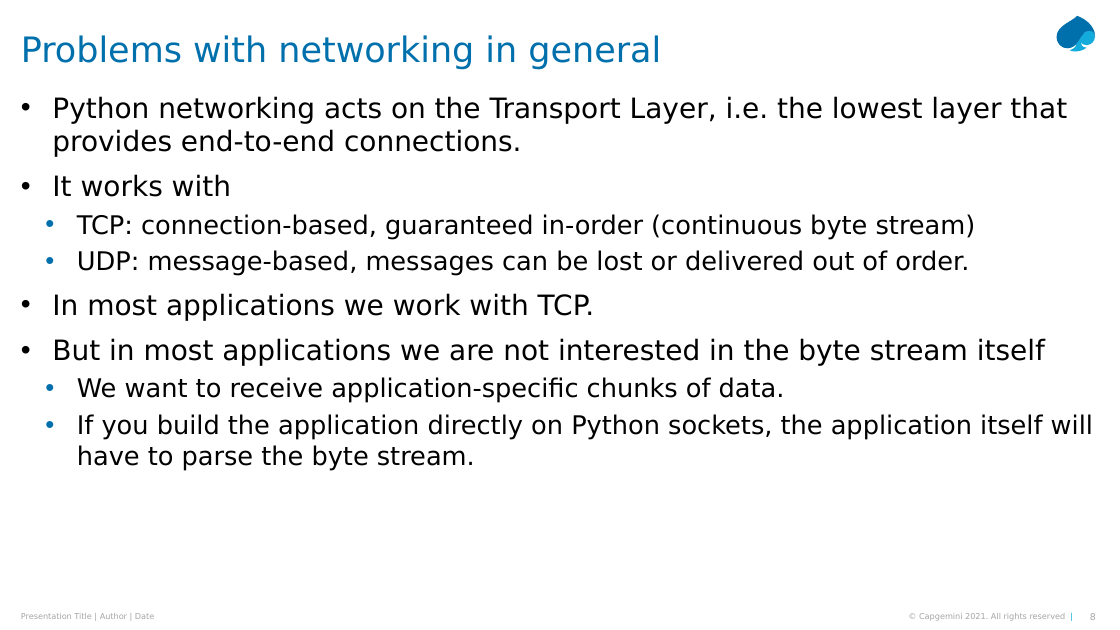
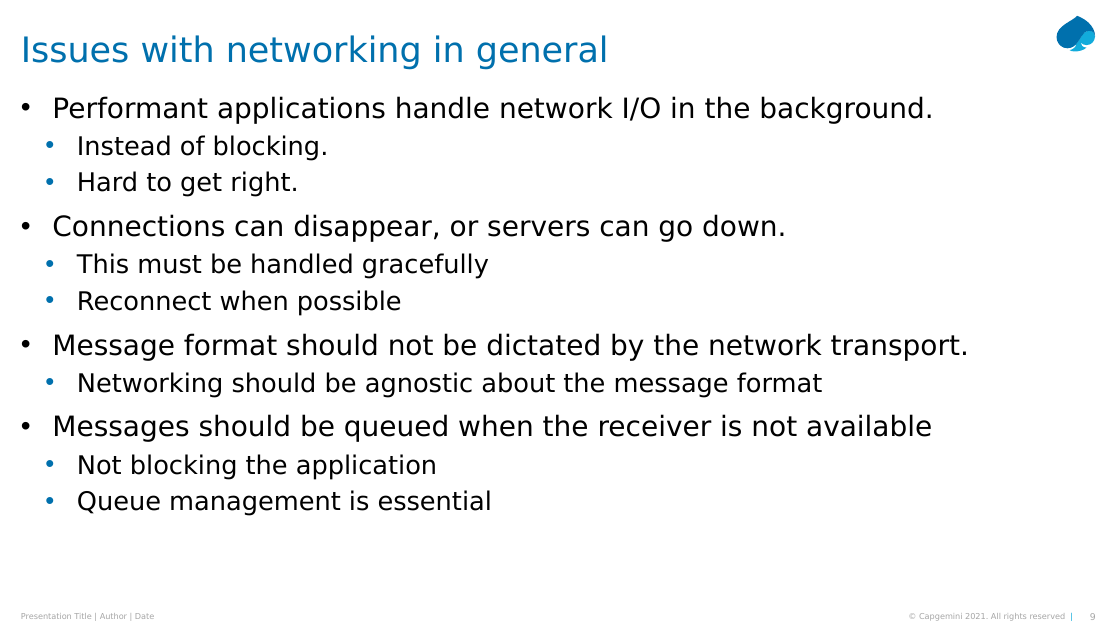
Before and after one commit to Python-Masterclass/Networking, a slide deck: slide 9 of Masterclass-7-Networking.pptx (slide 8 before the commit). Drawn at 1120x630 pixels with LibreOffice and Linux fonts; fonts in the diff are those of the drawing. Boxes give left, top, right and bottom in pixels: in the first picture for what was removed or moved away, otherwise in the second. Text is boxed around its words. In the diff, an @@ line names an element or a change of style, - is before the commit and + after.

```diff
--- a/Masterclass-7-Networking.pptx
+++ b/Masterclass-7-Networking.pptx
@@ title at <box>21,35,609,70</box>: text changed @@
-Problems with networking in general
+Issues with networking in general
@@ text at <box>52,96,969,516</box>: text changed; size 22 to 24 pt @@
-• Python networking acts on the Transport Layer, i.e. the lowest layer that provides end-to-end connections.
-• It works with
-  • TCP: connection-based, guaranteed in-order (continuous byte stream)
-  • UDP: message-based, messages can be lost or delivered out of order.
-• In most applications we work with TCP.
-• But in most applications we are not interested in the byte stream itself
-  • We want to receive application-specific chunks of data.
-  • If you build the application directly on Python sockets, the application itself will have to parse the byte stream.
+• Performant applications handle network I/O in the background.
+  • Instead of blocking.
+  • Hard to get right.
+• Connections can disappear, or servers can go down.
+  • This must be handled gracefully
+  • Reconnect when possible
+• Message format should not be dictated by the network transport.
+  • Networking should be agnostic about the message format
+• Messages should be queued when the receiver is not available
+  • Not blocking the application
+  • Queue management is essential
```
Also in this commit, not shown: 1 other slide changed, 2 slides added, 9 other files.
